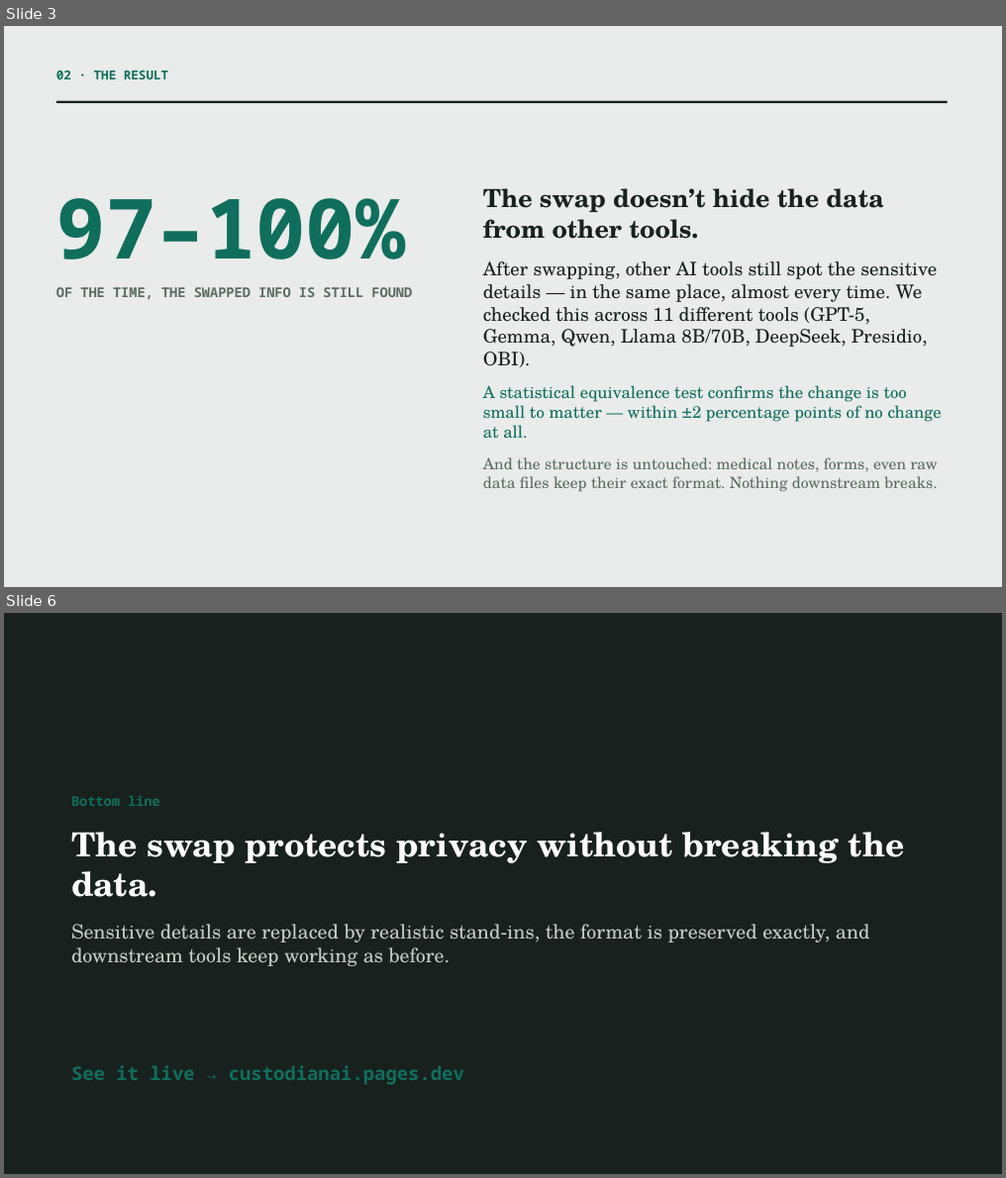
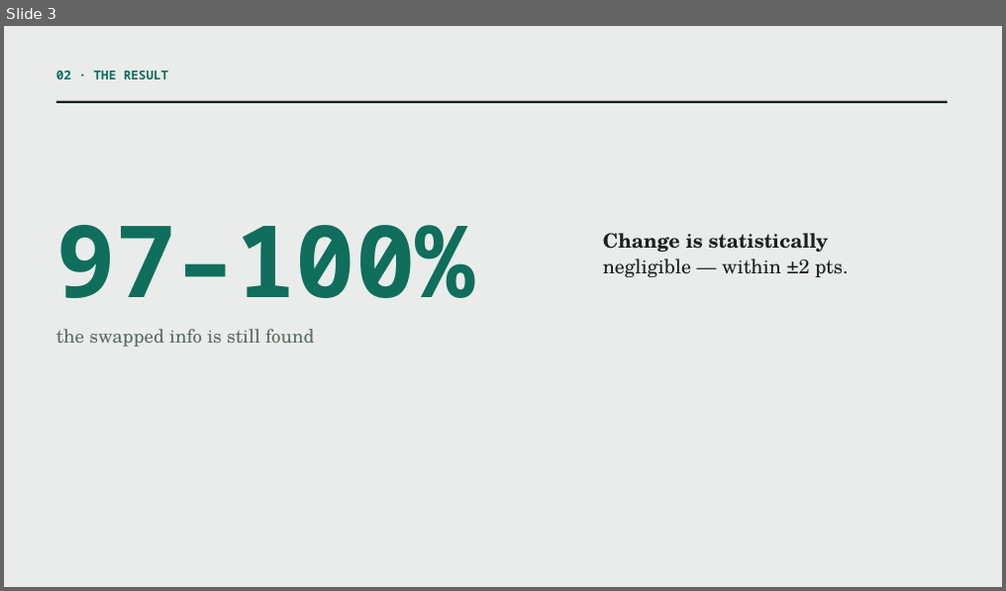
Before and after one commit to Custodian-Labs/guardian-layer-phi-benchmark, a slide deck: docs/guardian_layer_deck.pptx. Shown one above the other, each under a label of ours: slides 3 and 6 before the commit, slide 3 after it; the slides between them are not shown. The pictures are 1006x1178 and 1006x591 pixels, drawn with LibreOffice and Linux fonts; fonts in the diff are those of the drawing. Boxes give left, top, right and bottom in pixels: in the first picture for what was removed or moved away, otherwise in the second. Text is boxed around its words. In the diff, an @@ line names an element or a change of style, - is before the commit and + after.

Commit message:
Decks: minimal redesign — big numbers, one example per slide, no paragraphs
Stripped all multi-sentence prose. Each slide now carries a headline number/
phrase plus at most one before->after example. External 5 slides, internal 6;
ZH PDFs mirror. Fixed big-number/subtitle overlap in the PDF layout.

```diff
--- a/docs/guardian_layer_deck.pptx
+++ b/docs/guardian_layer_deck.pptx
@@ slide 6 removed at bbox=[4, 613, 1002, 1174], background #FFFFFF @@
@@ rectangle removed at bbox=[4, 613, 1002, 1174] @@
@@ text removed at bbox=[71, 795, 904, 966] @@
-Bottom line
-The swap protects privacy without breaking the data.
-Sensitive details are replaced by realistic stand-ins, the format is preserved exactly, and downstream tools keep working as before.
@@ text removed at bbox=[71, 1065, 464, 1085] @@
-See it live → custodianai.pages.dev
@@ slide 3 changed as well @@
@@ text "97–100%": place and size @@
-text "97–100%" at bbox=[56, 198, 412, 299]
+text "97–100%" at bbox=[56, 225, 475, 347]
@@ text at bbox=[56, 225, 475, 298]: size 80 to 96 pt in "97–100%"; less space between paragraphs @@
@@ text at bbox=[603, 233, 848, 277]: text changed; size 18 to 19 pt @@
-The swap doesn’t hide the data from other tools.
-After swapping, other AI tools still spot the sensitive details — in the same place, almost every time. We checked this across 11 different tools (GPT-5, Gemma, Qwen, Llama 8B/70B, DeepSeek, Presidio, OBI).
-A statistical equivalence test confirms the change is too small to matter — within ±2 percentage points of no change at all.
-And the structure is untouched: medical notes, forms, even raw data files keep their exact format. Nothing downstream breaks.
+Change is statistically
+negligible — within ±2 pts.
@@ text at bbox=[56, 329, 314, 347]: text changed; size 13 to 18 pt; font Noto Sans Mono to TeX Gyre Schola; bold off @@
-OF THE TIME, THE SWAPPED INFO IS STILL FOUND
+the swapped info is still found
```
Also in this commit, not shown: 3 other slides changed, 1 slide added, 1 other slide removed, 6 other files.
